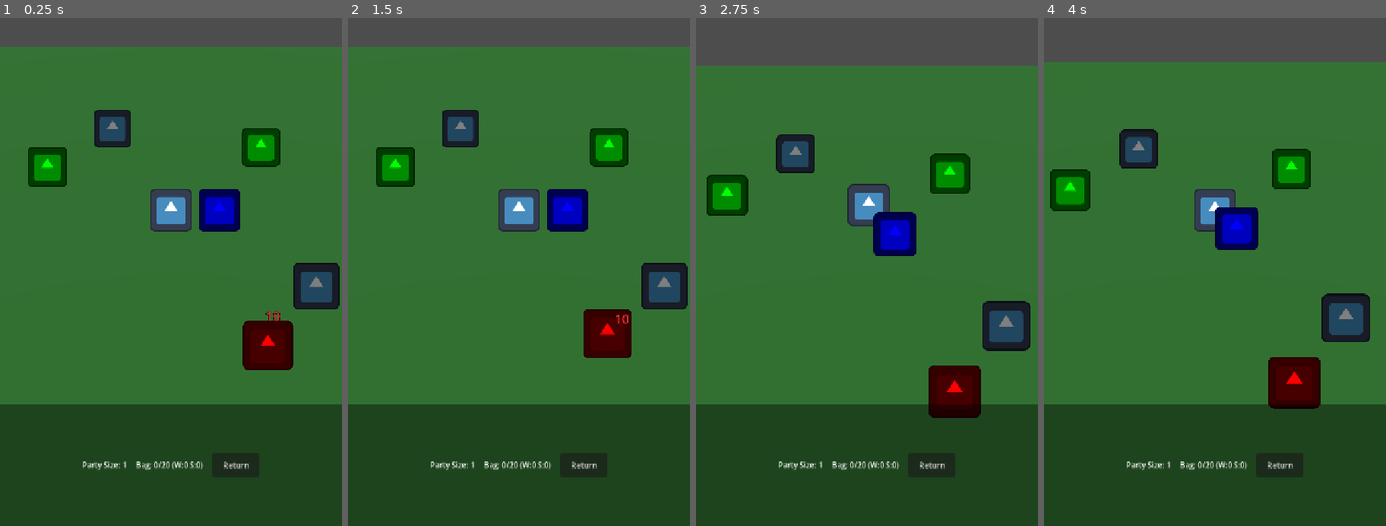
Above: before the commit, frames 1-4 (left to right).
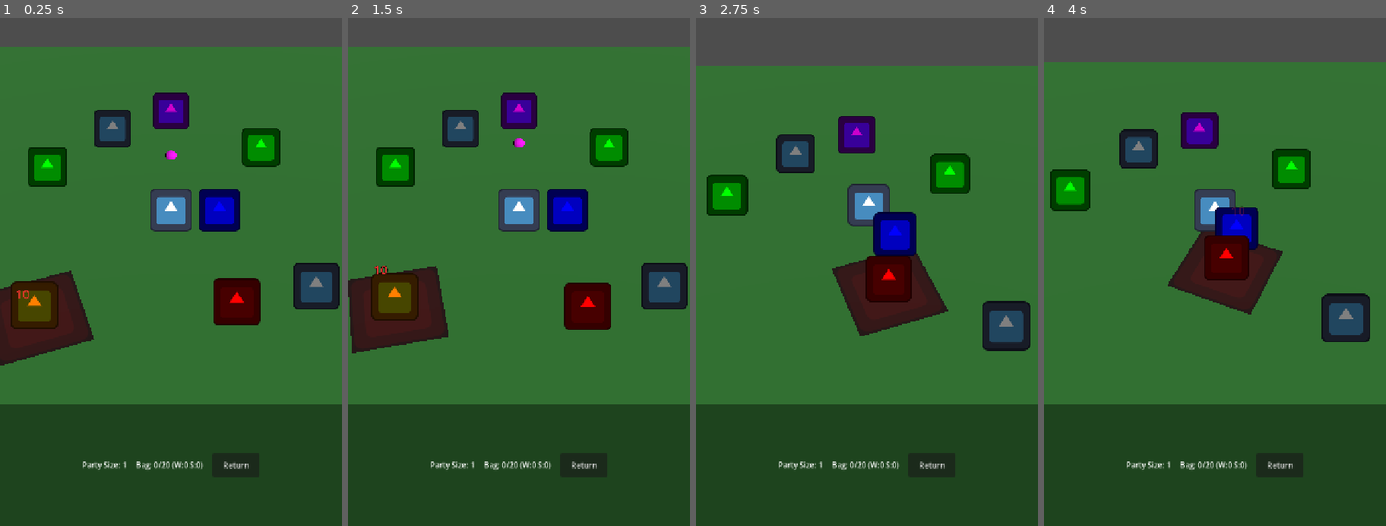
Above: after the commit, the same moments.

Repository: Usobanana/antigravity-prototype_TOH
Game: Godot game, scene res://scenes/levels/Field.tscn
Same seed, same stepped clock (60 frames per second), same inputs: the game is played once before the commit and once after it. The engine's default icon, where the game draws it, is replaced by a stand-in: a white triangle on a blue panel in a dark square.
Inputs (mouse positions are in pixels of both pictures, inside the frame that each line leads up to):
- Up to frame 1 (0.25 s): no input
- Up to frame 2 (1.5 s): click "Return" at 0.5 s; click "Go Field" at 1.25 s
- Up to frame 3 (2.75 s): drag from (867, 221) to (901, 89) at 2.02 s
- Up to frame 4 (4 s): drag from (1146, 251) to (1197, 343) at 2.77 s; move the mouse to (1249, 89) at 3.52 s; click (1249, 89) at 3.67 s

The runs differ from the first frame. In frame 1, 7.1% of the frame differs, in the area x 0-86%, y 14-70%; in frame 2, 6.8%; in frame 3, 6.0%; in frame 4, 5.7%.

Commit message:
Add new enemy variants (FastEnemy, RangedEnemy)

Diff:
--- /dev/null
+++ b/antigravity-prototype-toh/scenes/actors/FastEnemy.tscn
@@ -0,0 +1,24 @@
+[gd_scene load_steps=4 format=3]
+
+[ext_resource type="Script" path="res://scripts/components/enemy.gd" id="1_enemy"]
+[ext_resource type="Texture2D" uid="uid://cx61xx" path="res://icon.svg" id="2_icon"]
+
+[sub_resource type="CylinderShape3D" id="CylinderShape3D_enemy"]
+height = 1.0
+radius = 0.5
+
+[node name="FastEnemy" type="CharacterBody3D" groups=["Enemy"]]
+script = ExtResource("1_enemy")
+max_health = 15
+move_speed = 4.0
+attack_damage = 3
+
+[node name="CollisionShape3D" type="CollisionShape3D" parent="."]
+transform = Transform3D(1, 0, 0, 0, 1, 0, 0, 0, 1, 0, 0.5, 0)
+shape = SubResource("CylinderShape3D_enemy")
+
+[node name="Sprite3D" type="Sprite3D" parent="."]
+transform = Transform3D(1, 0, 0, 0, 1, 0, 0, 0, 1, 0, 0.5, 0)
+modulate = Color(1, 0.5, 0, 1)
+billboard = 1
+texture = ExtResource("2_icon")
--- /dev/null
+++ b/antigravity-prototype-toh/scenes/actors/RangedEnemy.tscn
@@ -0,0 +1,23 @@
+[gd_scene load_steps=5 format=3]
+
+[ext_resource type="Script" path="res://scripts/components/ranged_enemy.gd" id="1_renemy"]
+[ext_resource type="Texture2D" uid="uid://cx61xx" path="res://icon.svg" id="2_icon"]
+[ext_resource type="PackedScene" path="res://scenes/objects/EnemyProjectile.tscn" id="3_proj"]
+
+[sub_resource type="CylinderShape3D" id="CylinderShape3D_enemy"]
+height = 1.0
+radius = 0.5
+
+[node name="RangedEnemy" type="CharacterBody3D" groups=["Enemy"]]
+script = ExtResource("1_renemy")
+projectile_scene = ExtResource("3_proj")
+
+[node name="CollisionShape3D" type="CollisionShape3D" parent="."]
+transform = Transform3D(1, 0, 0, 0, 1, 0, 0, 0, 1, 0, 0.5, 0)
+shape = SubResource("CylinderShape3D_enemy")
+
+[node name="Sprite3D" type="Sprite3D" parent="."]
+transform = Transform3D(1, 0, 0, 0, 1, 0, 0, 0, 1, 0, 0.5, 0)
+modulate = Color(0.8, 0, 0.8, 1)
+billboard = 1
+texture = ExtResource("2_icon")
--- a/antigravity-prototype-toh/scenes/levels/Field.tscn
+++ b/antigravity-prototype-toh/scenes/levels/Field.tscn
@@ -7,7 +7,9 @@
 [ext_resource type="PackedScene" path="res://scenes/objects/Stone.tscn" id="5_stone"]
 [ext_resource type="PackedScene" path="res://scenes/actors/Enemy.tscn" id="6_enemy"]
 [ext_resource type="PackedScene" path="res://scenes/objects/Spawner.tscn" id="7_spawner"]
-[ext_resource type="Script" path="res://scripts/components/field.gd" id="8_field"]
+[ext_resource type="PackedScene" path="res://scenes/actors/FastEnemy.tscn" id="8_fenemy"]
+[ext_resource type="PackedScene" path="res://scenes/actors/RangedEnemy.tscn" id="9_renemy"]
+[ext_resource type="Script" path="res://scripts/components/field.gd" id="10_field"]
 
 [sub_resource type="BoxShape3D" id="BoxShape3D_floor"]
 size = Vector3(20, 1, 20)
@@ -49,6 +51,16 @@
 spawn_scene = ExtResource("6_enemy")
 respawn_time = 3.0
 
+[node name="EnemySpawner2" parent="Enemies" instance=ExtResource("7_spawner")]
+transform = Transform3D(1, 0, 0, 0, 1, 0, 0, 0, 1, -3, 0, 3)
+spawn_scene = ExtResource("8_fenemy")
+respawn_time = 4.0
+
+[node name="EnemySpawner3" parent="Enemies" instance=ExtResource("7_spawner")]
+transform = Transform3D(1, 0, 0, 0, 1, 0, 0, 0, 1, 0, 0, -5)
+spawn_scene = ExtResource("9_renemy")
+respawn_time = 5.0
+
 [node name="Resources" type="Node3D" parent="."]
 
 [node name="TreeSpawner1" parent="Resources" instance=ExtResource("7_spawner")]
--- /dev/null
+++ b/antigravity-prototype-toh/scenes/objects/EnemyProjectile.tscn
@@ -0,0 +1,24 @@
+[gd_scene load_steps=5 format=3]
+
+[ext_resource type="Script" path="res://scripts/components/enemy_projectile.gd" id="1_proj"]
+
+[sub_resource type="StandardMaterial3D" id="StandardMaterial3D_proj"]
+albedo_color = Color(1, 0, 1, 1)
+
+[sub_resource type="SphereMesh" id="SphereMesh_proj"]
+material = SubResource("StandardMaterial3D_proj")
+radius = 0.2
+height = 0.4
+
+[sub_resource type="SphereShape3D" id="SphereShape3D_proj"]
+radius = 0.2
+
+[node name="EnemyProjectile" type="Area3D" groups=["Projectile"]]
+transform = Transform3D(1, 0, 0, 0, 1, 0, 0, 0, 1, 0, 0.5, 0)
+script = ExtResource("1_proj")
+
+[node name="MeshInstance3D" type="MeshInstance3D" parent="."]
+mesh = SubResource("SphereMesh_proj")
+
+[node name="CollisionShape3D" type="CollisionShape3D" parent="."]
+shape = SubResource("SphereShape3D_proj")
--- a/antigravity-prototype-toh/scripts/components/enemy.gd
+++ b/antigravity-prototype-toh/scripts/components/enemy.gd
@@ -14,9 +14,16 @@
 
 
 @export var max_health: int = 30
+@export var move_speed: float = 2.0
+@export var attack_damage: int = 5
+@export var attack_range: float = 2.0
+@export var aggro_range: float = 8.0
+
 var current_health: int
 
 const FloatingTextScene = preload("res://scenes/ui/FloatingText.tscn")
+
+@onready var sprite = $Sprite3D
 
 func _ready() -> void:
 	current_health = max_health
@@ -29,8 +36,37 @@
 		if knockback_timer <= 0.0:
 			current_state = State.IDLE
 	else:
-		# プレイヤーを追跡する等の基本AIロジックをここに追加可能
-		pass
+		_process_ai(delta)
+
+func _process_ai(_delta: float) -> void:
+	var players = get_tree().get_nodes_in_group("Player")
+	if players.size() == 0:
+		current_state = State.IDLE
+		velocity = Vector3.ZERO
+		return
+
+	var target = players[0]
+	var dist = global_position.distance_to(target.global_position)
+
+	if dist <= attack_range:
+		# 攻撃範囲内なら停止（実際の攻撃はPlayer側のArea3Dで衝突判定など行っている想定に合わせるか、独自タイマーを設ける）
+		current_state = State.ATTACK
+		velocity = Vector3.ZERO
+	elif dist <= aggro_range:
+		# 追跡範囲内なら近づく
+		current_state = State.MOVE
+		var dir = (target.global_position - global_position).normalized()
+		dir.y = 0
+		velocity = dir * move_speed
+		move_and_slide()
+
+		# 向きの反転
+		if sprite and dir.x != 0:
+			sprite.flip_h = dir.x < 0
+	else:
+		# 範囲外なら停止
+		current_state = State.IDLE
+		velocity = Vector3.ZERO
 
 func take_damage(amount: int, hit_direction: Vector3 = Vector3.ZERO) -> void:
 	current_health -= amount
--- /dev/null
+++ b/antigravity-prototype-toh/scripts/components/enemy_projectile.gd
@@ -0,0 +1,27 @@
+extends Area3D
+class_name EnemyProjectile
+
+var direction: Vector3 = Vector3.ZERO
+var speed: float = 8.0
+var damage: int = 5
+var lifetime: float = 3.0
+
+func setup(dir: Vector3, dmg: int) -> void:
+	direction = dir
+	damage = dmg
+
+func _ready() -> void:
+	body_entered.connect(_on_body_entered)
+
+func _physics_process(delta: float) -> void:
+	global_position += direction * speed * delta
+	lifetime -= delta
+	if lifetime <= 0.0:
+		queue_free()
+
+func _on_body_entered(body: Node3D) -> void:
+	if body.is_in_group("Player") or body.is_in_group("Follower"):
+		if body.has_method("take_damage"):
+			# TODO: プレイヤー側ダメージ処理が未実装の場合はここで実装するか、ログ出すだけに留める
+			pass
+		queue_free()
--- /dev/null
+++ b/antigravity-prototype-toh/scripts/components/ranged_enemy.gd
@@ -0,0 +1,39 @@
+extends Enemy
+class_name RangedEnemy
+
+@export var projectile_scene: PackedScene
+@export var shoot_interval: float = 2.0
+var shoot_timer: float = 0.0
+
+func _ready() -> void:
+	super._ready()
+	# 遠距離型なので近づきすぎないようにパラメータ上書き
+	move_speed = 1.5
+	attack_range = 6.0
+	aggro_range = 10.0
+	max_health = 20
+	current_health = max_health
+
+func _physics_process(delta: float) -> void:
+	super._physics_process(delta)
+
+	if current_state == State.ATTACK:
+		shoot_timer -= delta
+		if shoot_timer <= 0.0:
+			_shoot()
+			shoot_timer = shoot_interval
+
+func _shoot() -> void:
+	if not projectile_scene: return
+	var players = get_tree().get_nodes_in_group("Player")
+	if players.size() == 0: return
+
+	var target = players[0]
+	var proj = projectile_scene.instantiate()
+	get_parent().add_child(proj)
+
+	proj.global_position = global_position
+	var dir = (target.global_position - global_position).normalized()
+	dir.y = 0
+	if proj.has_method("setup"):
+		proj.setup(dir, attack_damage)
Not shown: 1 places in antigravity-prototype-toh/scenes/levels/Field.tscn that only renumber resources
Not shown, added: antigravity-prototype-toh/scripts/components/enemy_projectile.gd.uid
Not shown, added: antigravity-prototype-toh/scripts/components/ranged_enemy.gd.uid
